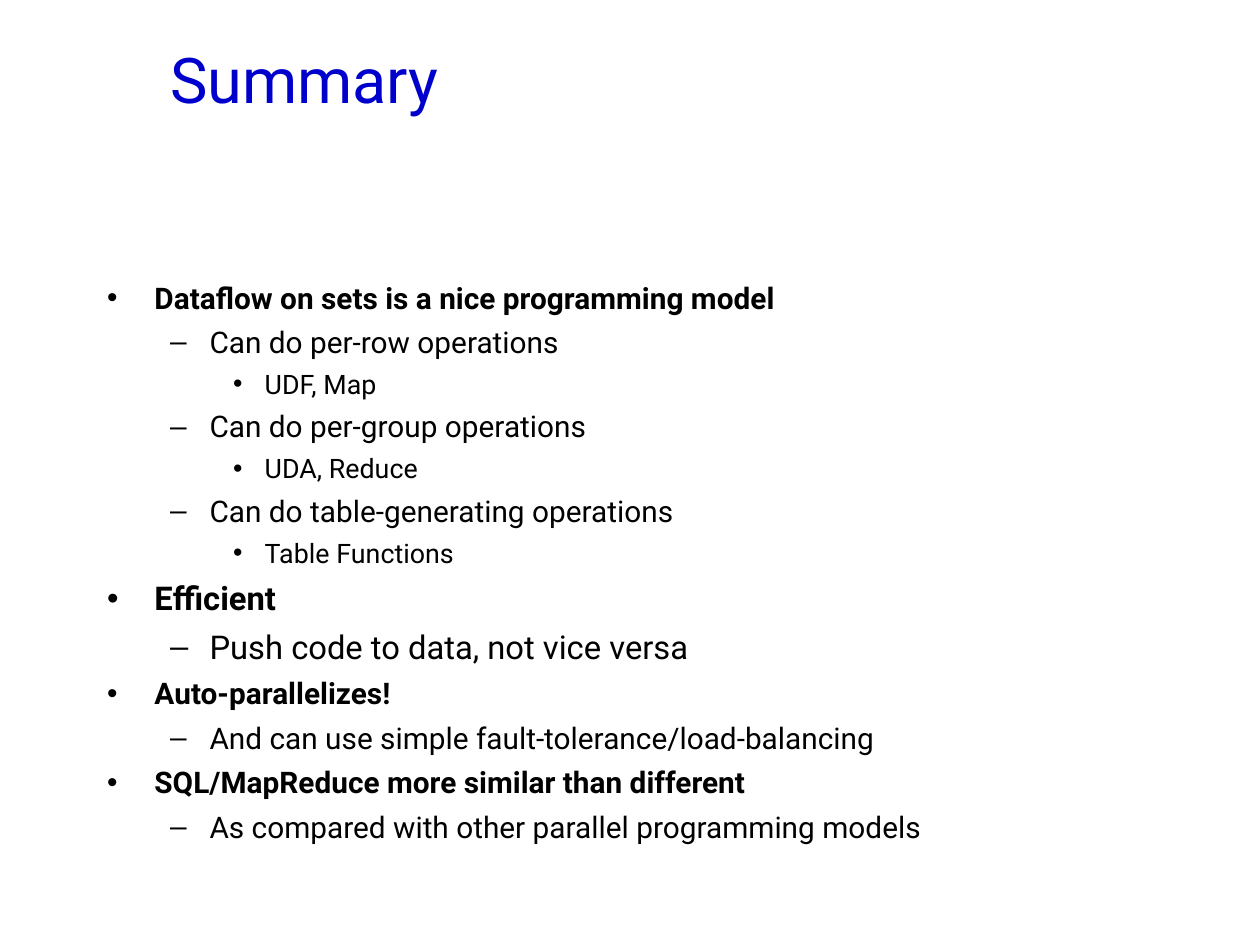
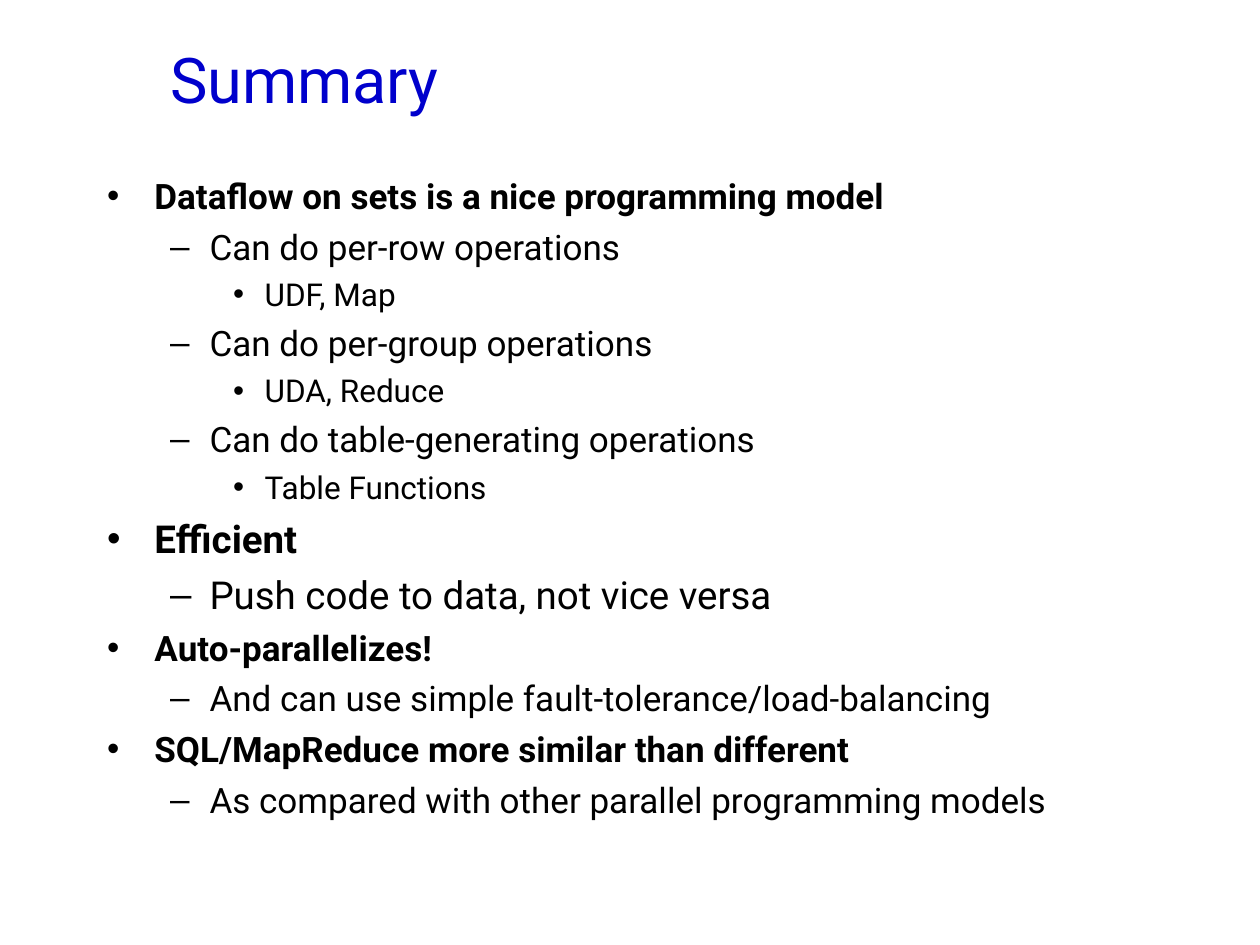
Before and after one commit to jhellerstein/cs186-09, a slide deck: slide 28 of lecs/15.SQLMR.ppt. Drawn at 1260x945 pixels with LibreOffice and Linux fonts; fonts in the diff are those of the drawing; background and template pictures are left out. Boxes give left, top, right and bottom in pixels: in the first picture for what was removed or moved away, otherwise in the second. Text is boxed around its words. In the diff, an @@ line names an element or a change of style, - is before the commit and + after.

```diff
--- a/lecs/15.SQLMR.ppt
+++ b/lecs/15.SQLMR.ppt
@@ text "Dataflow on sets is a ...": place and size @@
-text "Dataflow on sets is a ..." at box(154, 286, 920, 845)
+text "Dataflow on sets is a ..." at box(154, 182, 1046, 821)
@@ text "Dataflow on sets is a ..." at box(154, 182, 1046, 821): size 17 to 20 pt in "Dataflow on sets is a nice programming ...", "Can do per-row operations", "Can do per-group operations", "Can do table-generating operations" and 4 more places; size 15.3 to 18 pt in "UDF, Map", "UDA, Reduce", "Table Functions"; size 18.7 to 22 pt in "Efficient", "Push code to data, not vice versa" @@
```
Also in this commit, not shown: 1 other slide changed, 3 other files.
